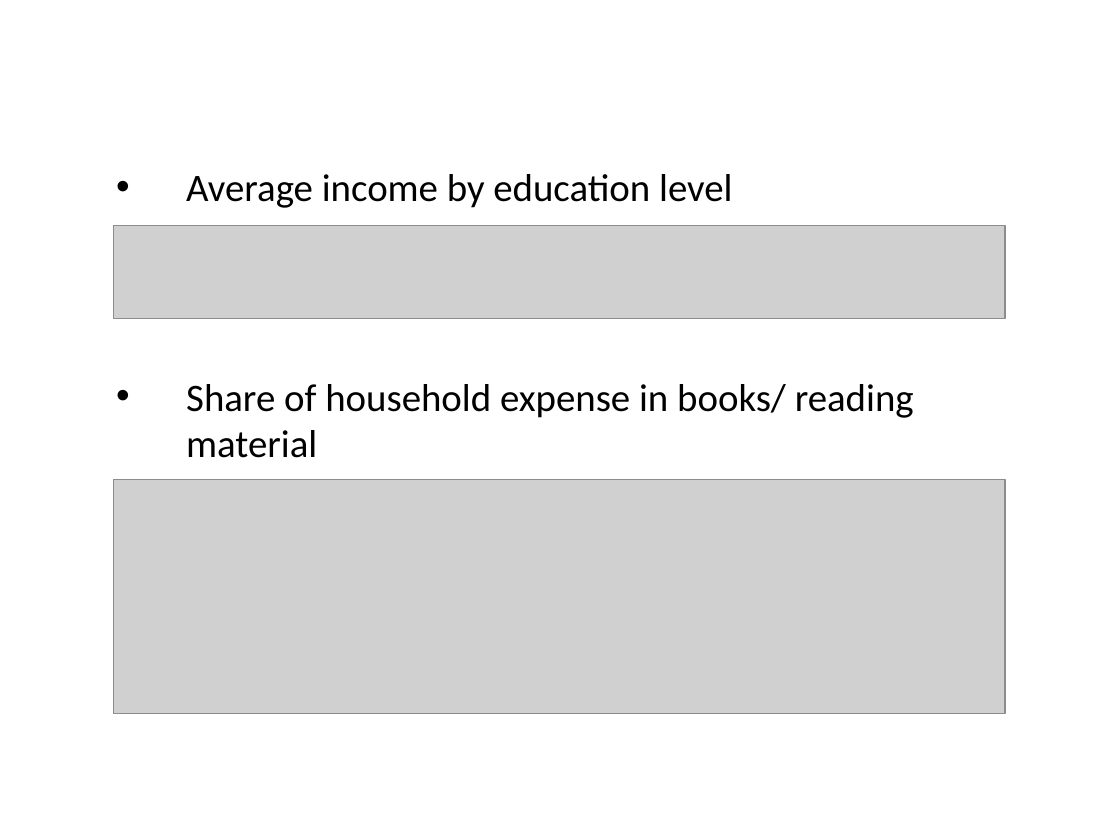
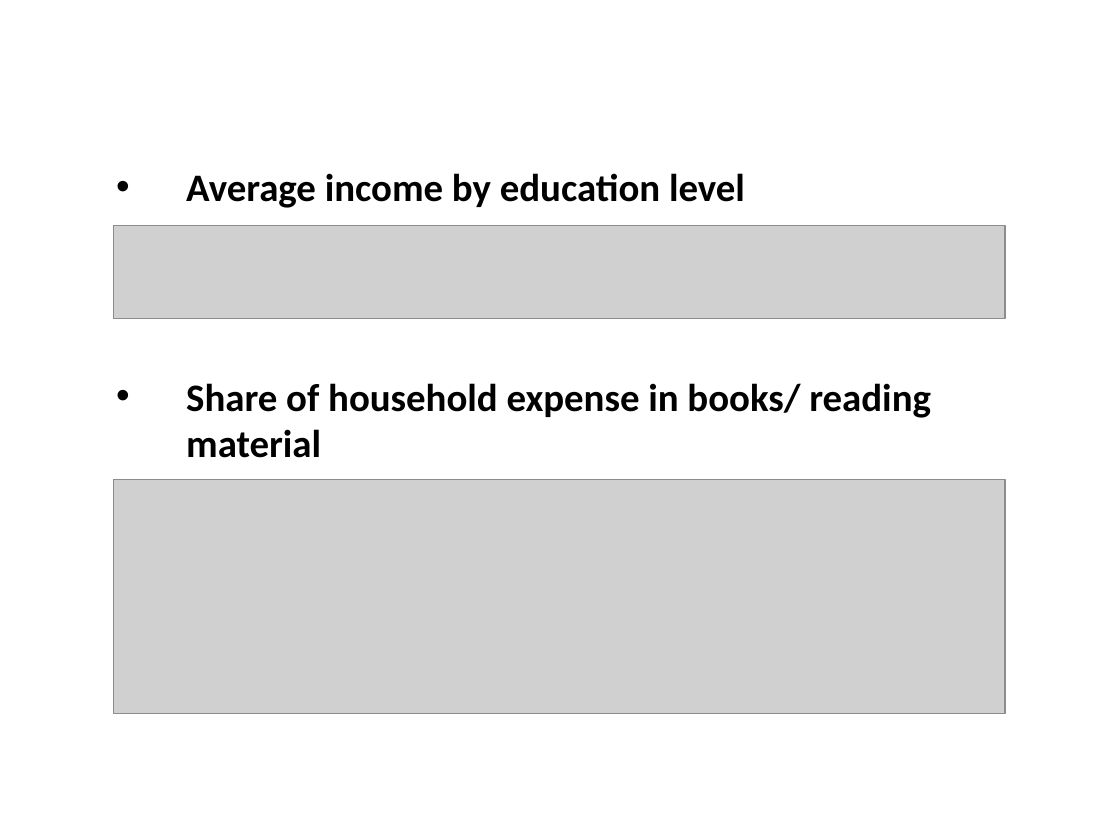
Before and after one commit to MargaridaMorais/information_visualization, a slide deck: slide 4 of CheckpointII/CII_G15.pptx. Drawn at 1120x840 pixels with LibreOffice and Linux fonts; fonts in the diff are those of the drawing; grey boxes stand for pictures. Boxes give left, top, right and bottom in pixels: in the first picture for what was removed or moved away, otherwise in the second. Text is boxed around its words. In the diff, an @@ line names an element or a change of style, - is before the commit and + after.

```diff
--- a/CheckpointII/CII_G15.pptx
+++ b/CheckpointII/CII_G15.pptx
@@ text "Average income by education level" at (x1=186, y1=173, x2=931, y2=458): bold on @@
```
Also in this commit, not shown: 9 other slides changed, 1 slide removed, 1 other file.
